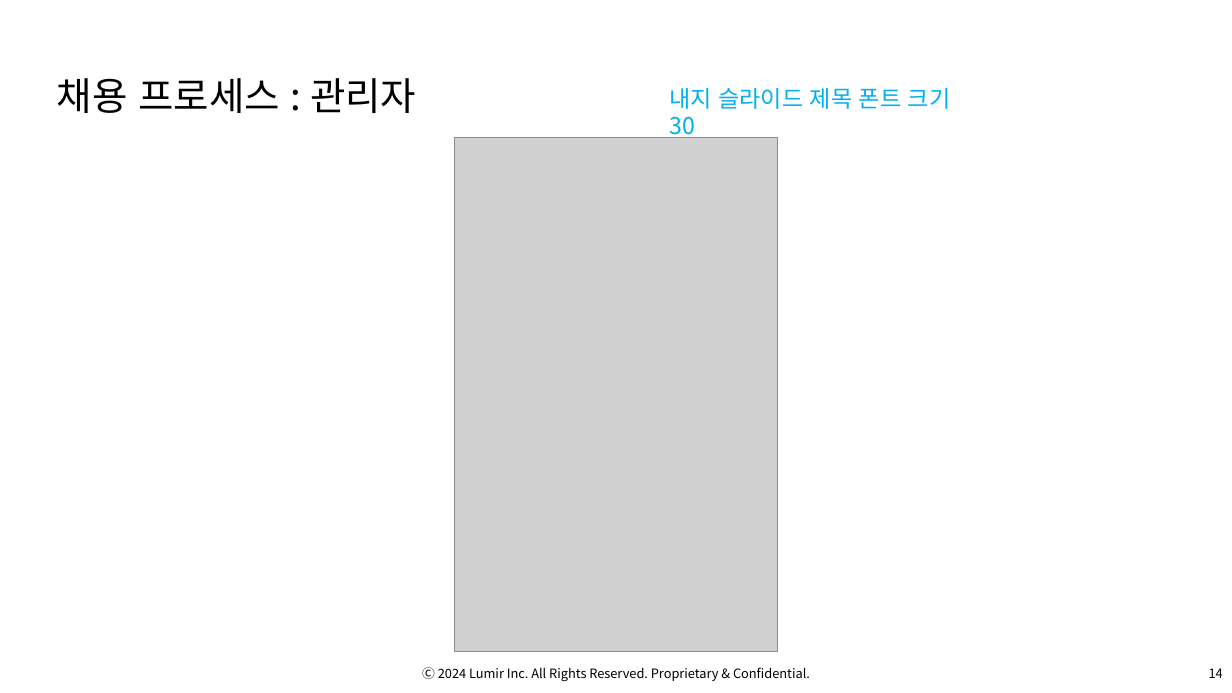
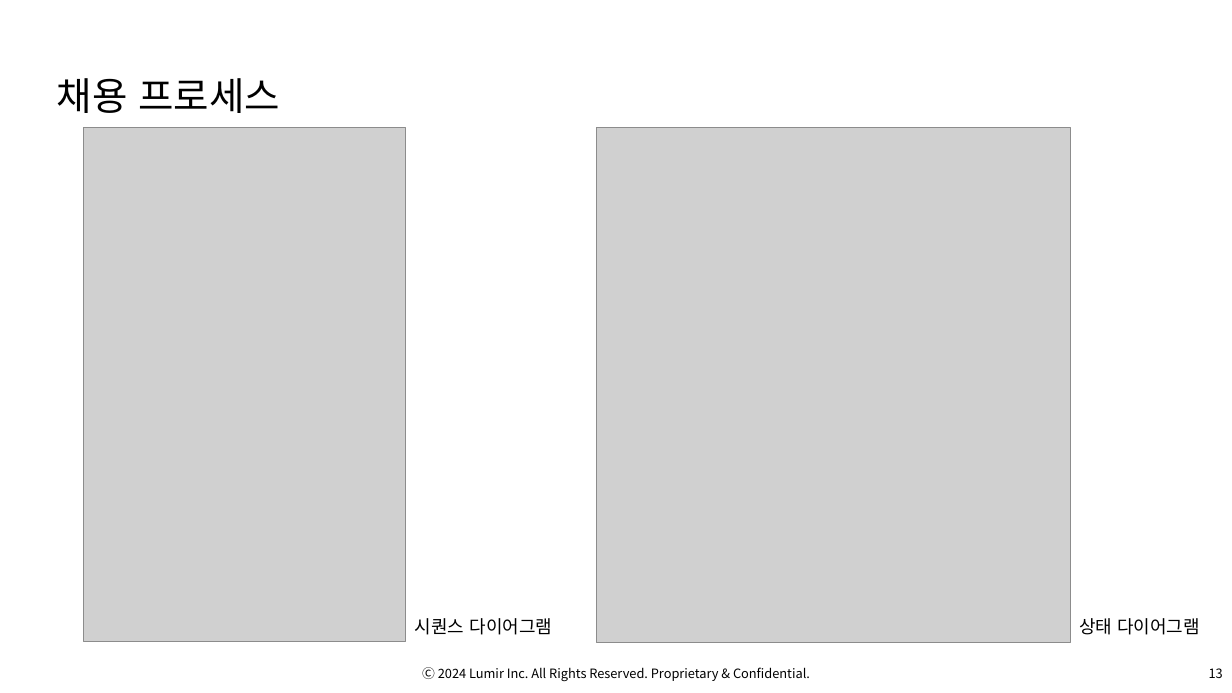
Before and after one commit to OsterRepository/OsterRepository, a slide deck: slide 14 of 기술 7부 김민수 성과 발표.pptx (slide 15 before the commit). Drawn at 1232x693 pixels with LibreOffice and Linux fonts; fonts in the diff are those of the drawing; grey boxes stand for pictures; background and template pictures are left out. Boxes give left, top, right and bottom in pixels: in the first picture for what was removed or moved away, otherwise in the second. Text is boxed around its words. In the diff, an @@ line names an element or a change of style, - is before the commit and + after.

```diff
--- a/기술 7부 김민수 성과 발표.pptx
+++ b/기술 7부 김민수 성과 발표.pptx
@@ title at bbox=[57, 78, 280, 113]: text changed @@
-채용 프로세스 : 관리자
+채용 프로세스
@@ text removed at bbox=[669, 88, 951, 109] @@
-내지 슬라이드 제목 폰트 크기 30
@@ picture: place and size @@
-picture at bbox=[455, 138, 777, 652]
+picture at bbox=[83, 128, 406, 641]
@@ picture added at bbox=[597, 128, 1070, 643] @@
@@ text added at bbox=[415, 618, 553, 635], 14 pt, text #000000 @@
+시퀀스 다이어그램
@@ text added at bbox=[1079, 618, 1200, 635], 14 pt, text #000000 @@
+상태 다이어그램
@@ page number at bbox=[1209, 668, 1223, 678]: text changed @@
-14
+13
```
Also in this commit, not shown: 13 other slides changed, 2 slides added, 11 slides removed.
